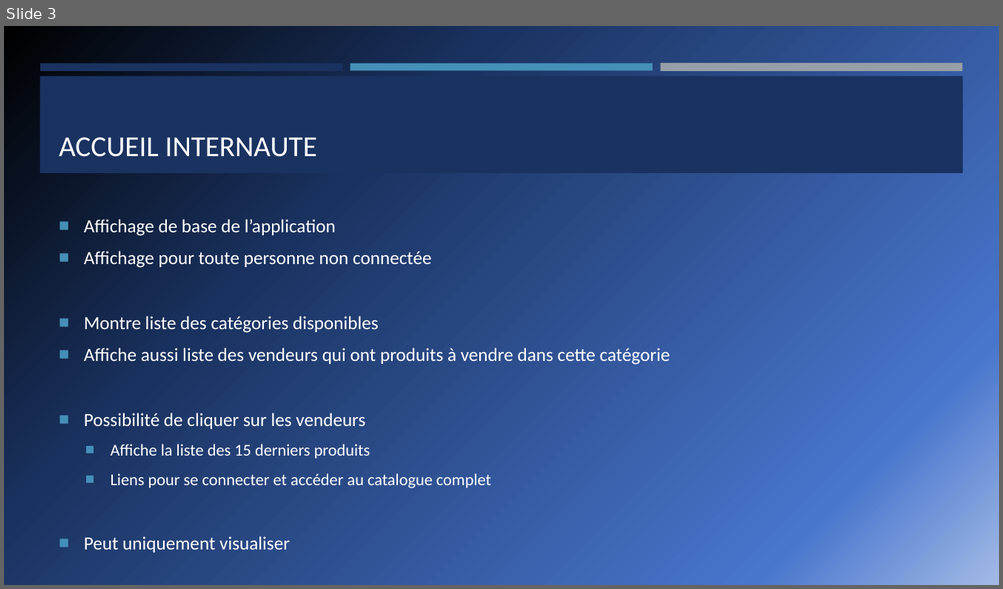
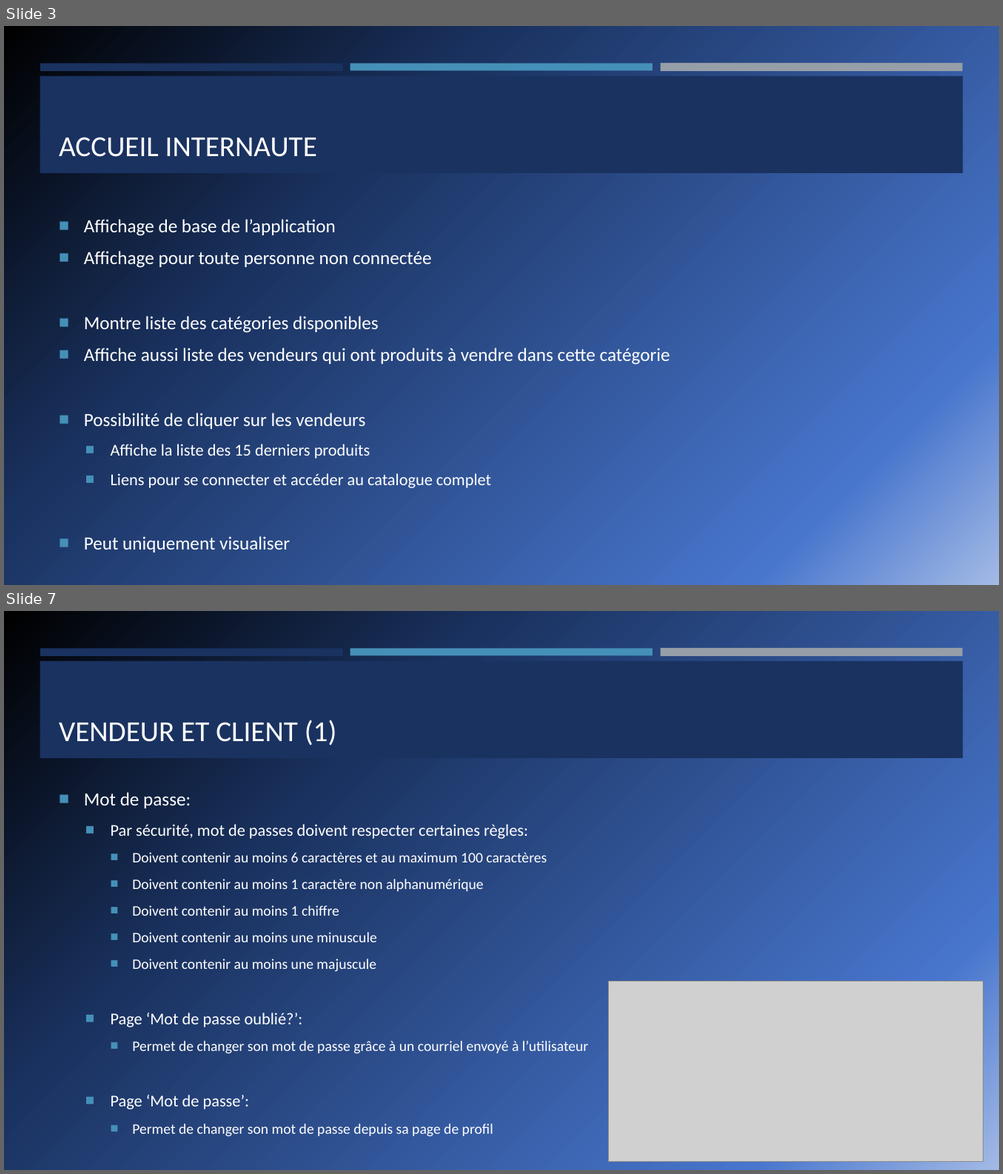
Before and after one commit to Rmoney3663/PROJET-COMMERCE-ELECTRONIQUE-1, a slide deck: PresentationFinalePetitesPuces.pptx. Shown one above the other, each under a label of ours: slide 3 before the commit, slides 3 and 7 after it; the slides between them are not shown. The pictures are 1003x589 and 1003x1174 pixels, drawn with LibreOffice and Linux fonts; fonts in the diff are those of the drawing; grey boxes stand for pictures. Boxes give left, top, right and bottom in pixels: in the first picture for what was removed or moved away, otherwise in the second. Text is boxed around its words. In the diff, an @@ line names an element or a change of style, - is before the commit and + after.

```diff
--- a/PresentationFinalePetitesPuces.pptx
+++ b/PresentationFinalePetitesPuces.pptx
@@ slide 7 added at (4,611,999,1170), background gradient #000000 to #1A3260 to #4876CD to #A3BAE6; not listed: 4 template elements that a slide beside it also shows @@
@@ title added at (59,720,337,746), 28 pt, text #FFFFFF @@
+VENDEUR ET CLIENT (1)
@@ text added at (84,792,588,1137), 14 pt, text #FFFFFF @@
+■ Mot de passe:
+  ■ Par sécurité, mot de passes doivent respecter certaines règles:
+    ■ Doivent contenir au moins 6 caractères et au maximum 100 caractères
+    ■ Doivent contenir au moins 1 caractère non alphanumérique
+    ■ Doivent contenir au moins 1 chiffre
+    ■ Doivent contenir au moins une minuscule
+    ■ Doivent contenir au moins une majuscule
+  ■ Page ‘Mot de passe oublié?’:
+    ■ Permet de changer son mot de passe grâce à un courriel envoyé à l’utilisateur
+  ■ Page ‘Mot de passe’:
+    ■ Permet de changer son mot de passe depuis sa page de profil
@@ picture added at (609,982,983,1162) @@
```
Also in this commit, not shown: 4 slides changed, 15 other slides added, 1 slide removed.
